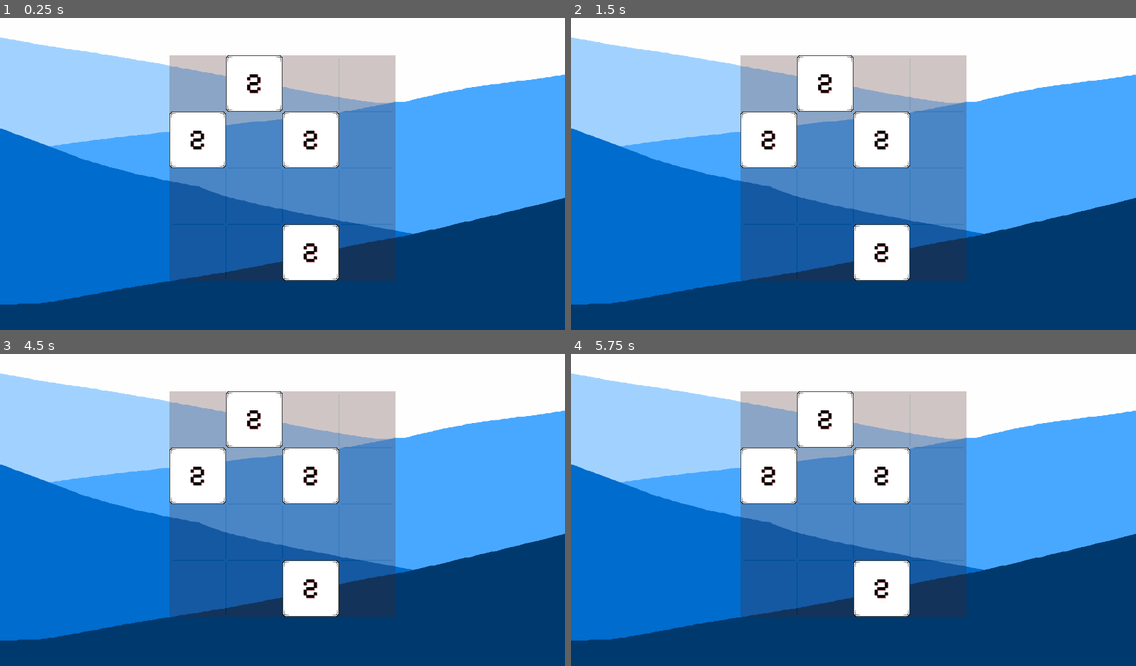
Above: before the commit, frames 1-4 (two rows, left to right).
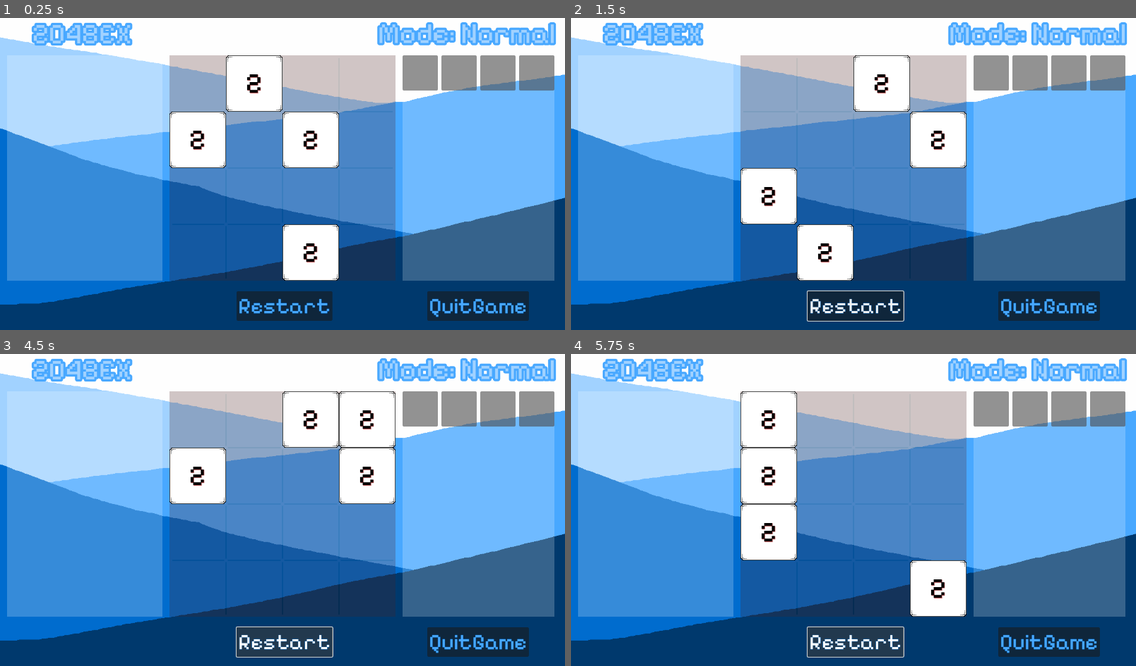
Above: after the commit, the same moments.

Repository: Rac0lW/2048ExGodot
Game: Godot game, scene res://Scenes/main.tscn
Same seed, same stepped clock (60 frames per second), same inputs: the game is played once before the commit and once after it.
Inputs (mouse positions are in pixels of both pictures, inside the frame that each line leads up to):
- Up to frame 1 (0.25 s): no input
- Up to frame 2 (1.5 s): click (853, 305) at 0.5 s, where only the run after the commit has a clickable "Restart"; click (989, 74) at 1.27 s
- Up to frame 3 (4.5 s): click (497, 410) at 2.02 s; click (457, 410) at 2.77 s; click (536, 410) at 3.52 s; click (282, 641) at 4.25 s, where only the run after the commit has a clickable "Restart"
- Up to frame 4 (5.75 s): click (853, 641) at 5 s, where only the run after the commit has a clickable "Restart"

The runs differ from the first frame. In frame 1, 38% of the frame differs, in the area x 1-99%, y 1-98%; in frame 2, 52%; in frame 3, 49%; in frame 4, 49%.

Commit message:
Add some UI features

Diff:
--- a/Scenes/BlockManager.gd
+++ b/Scenes/BlockManager.gd
@@ -32,6 +32,9 @@
 	width = init_settings.width
 
 func genStart():
+	gen4RandomBlock()
+
+func gen4RandomBlock() -> void:
 	generateRandomBlock()
 	generateRandomBlock()
 	generateRandomBlock()
@@ -55,3 +58,19 @@
 	#await timer.timeout
 func _on_timer_timeout():
 	generateRandomBlock()
+
+func _on_check_button_pressed():
+	freeTable()
+	freeChildren()
+	restart()
+	print("Restart")
+
+func freeTable():
+	gridTable.clear()
+
+func freeChildren():
+	for i in get_children():
+		i.queue_free()
+
+func restart():
+	gen4RandomBlock()
--- a/Scenes/Input.gd
+++ b/Scenes/Input.gd
@@ -65,7 +65,7 @@
 
 
 
-func getLastEmptyBlock(t, dir):
+func getLastEmptyBlock(t, dir) -> Vector2:
 	var flag:Vector2 = t.getPos()
 
 	if dir == RIGHT:
--- a/Scenes/main.gd
+++ b/Scenes/main.gd
@@ -1,3 +1,9 @@
 extends Node2D
 func _ready():
 	Engine.time_scale = 1.0
+
+
+
+
+func _on_quit_game_pressed():
+	get_tree().quit()
--- a/Scenes/main.tscn
+++ b/Scenes/main.tscn
@@ -6,6 +6,7 @@
 [ext_resource type="Script" path="res://Scenes/BlockManager.gd" id="3_gpw54"]
 [ext_resource type="PackedScene" uid="uid://kj11j3o41s0v" path="res://Scenes/tiles.tscn" id="5_1tju8"]
 [ext_resource type="PackedScene" uid="uid://rhbs4ssfwhdw" path="res://bg.tscn" id="6_mkf22"]
+[ext_resource type="FontFile" uid="uid://dy7kdgjt43bvs" path="res://Assets/Pixelify_Sans/PixelifySans-VariableFont_wght.ttf" id="7_1taft"]
 
 [node name="Main" type="Node2D"]
 script = ExtResource("1_gphku")
@@ -37,6 +38,149 @@
 texture_filter = 1
 position = Vector2(640, 360)
 
+[node name="UI" type="Control" parent="."]
+layout_mode = 3
+anchors_preset = 15
+anchor_right = 1.0
+anchor_bottom = 1.0
+grow_horizontal = 2
+grow_vertical = 2
+
+[node name="2048EX" type="Label" parent="UI"]
+texture_filter = 1
+layout_mode = 1
+anchors_preset = 8
+anchor_left = 0.5
+anchor_top = 0.5
+anchor_right = 0.5
+anchor_bottom = 0.5
+offset_left = 72.0
+offset_right = 300.0
+offset_bottom = 96.0
+grow_horizontal = 2
+grow_vertical = 2
+scale = Vector2(1.00389, 1)
+size_flags_horizontal = 4
+theme_override_colors/font_color = Color(0.631373, 0.823529, 1, 1)
+theme_override_colors/font_outline_color = Color(0.282353, 0.658824, 1, 1)
+theme_override_constants/outline_size = 20
+theme_override_constants/shadow_outline_size = 2
+theme_override_fonts/font = ExtResource("7_1taft")
+theme_override_font_sizes/font_size = 64
+text = "2048EX"
+horizontal_alignment = 1
+vertical_alignment = 1
+
+[node name="Mode" type="Label" parent="UI"]
+texture_filter = 1
+layout_mode = 1
+anchors_preset = 8
+anchor_left = 0.5
+anchor_top = 0.5
+anchor_right = 0.5
+anchor_bottom = 0.5
+offset_left = 856.0
+offset_top = 8.0
+offset_right = 1257.0
+offset_bottom = 85.0
+grow_horizontal = 2
+grow_vertical = 2
+scale = Vector2(1.00389, 1)
+size_flags_horizontal = 4
+theme_override_colors/font_color = Color(0.631373, 0.823529, 1, 1)
+theme_override_colors/font_outline_color = Color(0.282353, 0.658824, 1, 1)
+theme_override_constants/outline_size = 20
+theme_override_constants/shadow_outline_size = 2
+theme_override_fonts/font = ExtResource("7_1taft")
+theme_override_font_sizes/font_size = 64
+text = "Mode: Normal"
+horizontal_alignment = 1
+vertical_alignment = 1
+
+[node name="Restart" type="Button" parent="UI"]
+layout_mode = 0
+offset_left = 536.0
+offset_top = 632.0
+offset_right = 753.0
+offset_bottom = 699.0
+tooltip_text = "Just restart the game..."
+theme_override_colors/font_color = Color(0.282353, 0.658824, 1, 1)
+theme_override_colors/font_hover_color = Color(0.996078, 0.996078, 0.996078, 1)
+theme_override_colors/font_outline_color = Color(0, 0.423529, 0.807843, 1)
+theme_override_constants/outline_size = 2
+theme_override_fonts/font = ExtResource("7_1taft")
+theme_override_font_sizes/font_size = 48
+text = "Restart"
+
+[node name="QuitGame" type="Button" parent="UI"]
+offset_left = 968.0
+offset_top = 632.0
+offset_right = 1197.0
+offset_bottom = 699.0
+tooltip_text = "Just restart the game..."
+theme_override_colors/font_color = Color(0.282353, 0.658824, 1, 1)
+theme_override_colors/font_hover_color = Color(0.996078, 0.996078, 0.996078, 1)
+theme_override_colors/font_outline_color = Color(0, 0.423529, 0.807843, 1)
+theme_override_constants/outline_size = 2
+theme_override_fonts/font = ExtResource("7_1taft")
+theme_override_font_sizes/font_size = 48
+text = "QuitGame
+"
+
+[node name="Cards" type="Control" parent="UI"]
+anchors_preset = 0
+offset_left = 912.0
+offset_top = 96.0
+offset_right = 1256.0
+offset_bottom = 608.0
+
+[node name="Button" type="Button" parent="UI/Cards"]
+layout_mode = 0
+offset_right = 80.0
+offset_bottom = 80.0
+
+[node name="Button2" type="Button" parent="UI/Cards"]
+offset_left = 176.0
+offset_right = 256.0
+offset_bottom = 80.0
+
+[node name="Button3" type="Button" parent="UI/Cards"]
+offset_left = 88.0
+offset_right = 168.0
+offset_bottom = 80.0
+
+[node name="Button4" type="Button" parent="UI/Cards"]
+offset_left = 264.0
+offset_right = 344.0
+offset_bottom = 80.0
+
+[node name="ColorRect" type="ColorRect" parent="UI/Cards"]
+layout_mode = 1
+anchors_preset = 15
+anchor_right = 1.0
+anchor_bottom = 1.0
+grow_horizontal = 2
+grow_vertical = 2
+color = Color(1, 1, 1, 0.211765)
+
+[node name="Desk" type="Control" parent="UI"]
+anchors_preset = 0
+offset_left = 16.0
+offset_top = 96.0
+offset_right = 368.0
+offset_bottom = 608.0
+
+[node name="ColorRect" type="ColorRect" parent="UI/Desk"]
+layout_mode = 1
+anchors_preset = 15
+anchor_right = 1.0
+anchor_bottom = 1.0
+grow_horizontal = 2
+grow_vertical = 2
+color = Color(1, 1, 1, 0.211765)
+
 [connection signal="gen" from="Input" to="BlockManager" method="_on_input_gen"]
 [connection signal="timeout" from="Input/Timer" to="Input" method="_on_timer_timeout"]
 [connection signal="timeout" from="LTimer" to="BlockManager" method="_on_timer_timeout"]
+[connection signal="pressed" from="UI/Restart" to="BlockManager" method="_on_check_button_pressed"]
+[connection signal="pressed" from="UI/QuitGame" to="." method="_on_quit_game_pressed"]
Not shown: 1 places in Scenes/main.tscn that only renumber resources
